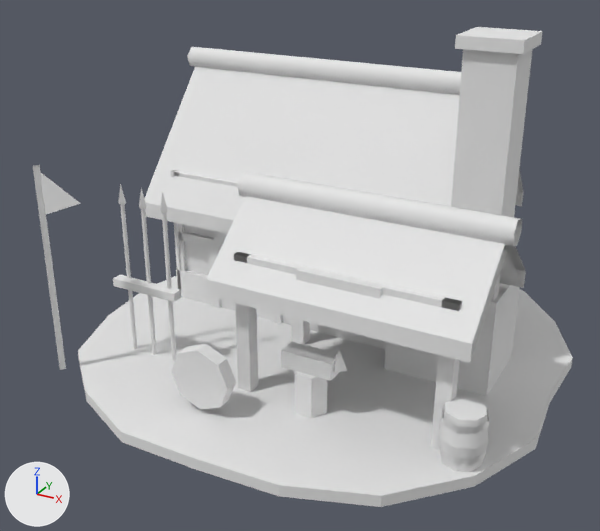
The glTF model sample_project/assets/3d/buildings/britons/blacksmith.glb, before and after one commit.
The view is the same before and after, from a 50 mm lens placed at (2.53, -5.07, 3.15), pointed at (-0.1, -0.27, 0.75). The lights are fixed; the arrows at lower left show +X, +Y and +Z. The older version comes first. Vertices at exactly the same position are counted once.

Names of what the first picture shows: 'britons_blacksmith'.
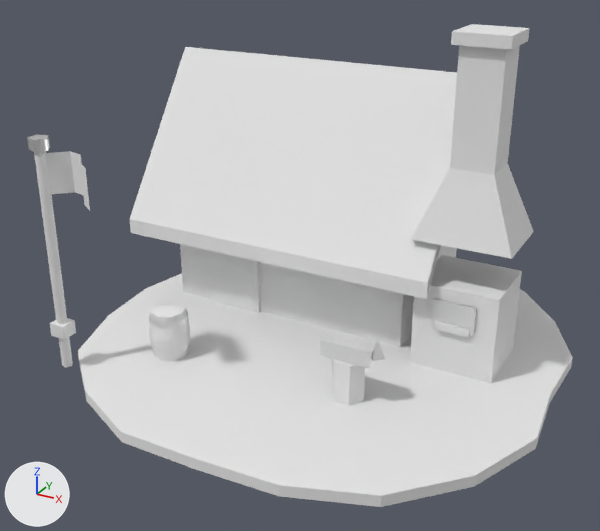
Pixel boxes [x1, y1, x2, y2] of what changed, in the pictures (600 x 531 px; the box of a moved part takes in the faces that stretch with it):
'britons_blacksmith', reshaped: before [33, 27, 573, 507]; after [27, 24, 573, 507]
part 1 of me_britons_blacksmith, moved or reshaped: before [384, 283, 520, 396]; after [410, 255, 522, 383]
part 2 of me_britons_blacksmith, moved or reshaped: before [455, 27, 542, 54]; after [451, 24, 530, 50]
part 3 of me_britons_blacksmith, moved or reshaped (not visible before): after [210, 251, 260, 313]
part 4 of me_britons_blacksmith, moved or reshaped: before [295, 371, 327, 418]; after [332, 359, 365, 406]
part 5 of me_britons_blacksmith, moved or reshaped (not visible afterwards): before [175, 172, 238, 187]
part 6 of me_britons_blacksmith, moved or reshaped (not visible afterwards): before [178, 232, 214, 247]
part 7 of me_britons_blacksmith, moved or reshaped: before [281, 342, 339, 381]; after [320, 331, 377, 369]
part 8 of me_britons_blacksmith, moved or reshaped: before [333, 350, 347, 373]; after [371, 338, 385, 361]
part 9 of me_britons_blacksmith, moved or reshaped: before [439, 440, 486, 465]; after [151, 338, 190, 354]
part 10 of me_britons_blacksmith, moved or reshaped: before [442, 407, 489, 434]; after [149, 311, 188, 328]
part 11 of me_britons_blacksmith, moved or reshaped (not visible before): after [432, 298, 476, 335]
part 12 of me_britons_blacksmith, moved or reshaped (not visible before): after [435, 321, 470, 337]
part 13 of me_britons_blacksmith, moved or reshaped: before [439, 397, 488, 472]; after [149, 302, 190, 361]
part 14 of me_britons_blacksmith, moved or reshaped: before [113, 275, 181, 302]; after [50, 318, 76, 340]
part 15 of me_britons_blacksmith, rebuilt: before [144, 66, 524, 234]; after [130, 47, 457, 299]
part 16 of me_britons_blacksmith, rebuilt: before [184, 225, 222, 275]; after [180, 244, 457, 347]
part 17 of me_britons_blacksmith, rebuilt (18% wider): before [33, 165, 66, 370]; after [34, 151, 73, 368]
part 18 of me_britons_blacksmith, deleted: before [40, 47, 526, 450]
part 19 of me_britons_blacksmith, moved or reshaped: before [451, 49, 533, 217]; after [411, 45, 534, 259]
part 20 of me_britons_blacksmith, added: after [27, 135, 90, 211]

The change, as a diff of the scene's bpy script:
```diff
--- a/sample_project/assets/3d/buildings/britons/blacksmith.glb.py
+++ b/sample_project/assets/3d/buildings/britons/blacksmith.glb.py
@@ me_britons_blacksmith @@
-me_britons_blacksmith.from_pydata(...)  # 527 vertices, 662 faces; spans x -1.77..1.74, y -1.76..1.76, z 0.0..2.4
+me_britons_blacksmith.from_pydata(...)  # 265 vertices, 333 faces; spans x -1.77..1.74, y -1.76..1.76, z 0.0..2.41
+# me_britons_blacksmith part 1: the loose piece of 8 vertices spanning x 0.57..1.33, y -0.25..0.35, z 0.08..0.78 is scaled about its middle by (0.8, 0.917, 0.914), then moved by (0.05, 0.15, -0.03)
+# me_britons_blacksmith part 2: the loose piece of 8 vertices spanning x 0.86..1.28, y -0.06..0.36, z 2.32..2.4 is scaled about its middle by (0.905, 0.905, 1), then moved by (-0.07, 0.05, 0.01)
+# me_britons_blacksmith part 3: the loose piece of 8 vertices spanning x -0.71..-0.63, y 0.02..0.05, z 0.08..1.18 is scaled about its middle by (5.63, 1.33, 0.727), then moved by (-0.23, 0.05, -0.15), in mat_pe_wooddark (white #e7e7e7)
+# me_britons_blacksmith part 4: the loose piece of 12 vertices spanning x 0.23..0.47, y -1.05..-0.85, z 0.08..0.38 is moved by (0.15, 0.25, 0.0)
+# me_britons_blacksmith part 5: the loose piece of 8 vertices spanning x -1.42..0.82, y 0.02..0.05, z 1.09..1.17 is scaled about its middle by (0.0446, 1, 1.11), then moved by (0.08, 0.04, -0.2), in mat_pe_iron (white #e7e7e7)
+# me_britons_blacksmith part 6: the loose piece of 8 vertices spanning x -1.4..0.8, y 0.02..0.05, z 0.6..0.67 is scaled about its middle by (0.0455, 1, 1.43), then moved by (0.44, 0.04, 0.3), in mat_pe_iron (white #e7e7e7)
+# me_britons_blacksmith part 7: the loose piece of 8 vertices spanning x 0.17..0.53, y -1.02..-0.88, z 0.38..0.5 is moved by (0.15, 0.25, 0.0)
+# me_britons_blacksmith part 8: the loose piece of 5 vertices spanning x 0.49..0.61, y -1.01..-0.89, z 0.44..0.58 is moved by (0.15, 0.25, 0.0)
+# me_britons_blacksmith part 9: the loose piece of 16 vertices spanning x 1.26..1.54, y -1.14..-0.86, z 0.14..0.18 is moved by (-2.3, 0.2, 0.0)
+# me_britons_blacksmith part 10: the loose piece of 16 vertices spanning x 1.26..1.54, y -1.14..-0.86, z 0.36..0.4 is moved by (-2.3, 0.2, 0.0)
+# me_britons_blacksmith part 11: the loose piece of 8 vertices spanning x 0.77..1.13, y -0.28..-0.25, z 0.39..0.61 is scaled about its middle by (0.833, 1, 0.909), then moved by (0.05, 0.18, 0.03)
+# me_britons_blacksmith part 12: the loose piece of 8 vertices spanning x 0.8..0.83, y 0.01..0.09, z 0.08..1.18 is scaled about its middle by (8, 0.375, 0.0545), then moved by (0.19, -0.14, -0.19), in mat_pe_plasterwhite (white #e7e7e7)
+# me_britons_blacksmith part 13: the loose piece of 24 vertices spanning x 1.25..1.55, y -1.15..-0.85, z 0.08..0.44 is moved by (-2.3, 0.2, 0.0)
+# me_britons_blacksmith part 14: the loose piece of 8 vertices spanning x -1.27..-0.73, y -0.94..-0.86, z 0.6..0.66 is scaled about its middle by (0.222, 1.5, 1.67), then moved by (-0.45, -0.4, -0.25), in mat_team_trim (white #e7e7e7)
+# me_britons_blacksmith part 15: the loose piece of 12 vertices spanning x -1.6..1.0, y -0.15..1.55, z 0.82..1.95 is rebuilt with 12 vertices and now spans x -1.73..0.83, y -0.18..1.58, z 0.66..2.03
+# me_britons_blacksmith part 16: the loose piece of 10 vertices spanning x -1.4..0.8, y 0.05..1.35, z 0.08..1.95 is rebuilt with 10 vertices and now spans x -1.45..0.55, y 0.1..1.3, z 0.08..2.03, in mat_pe_stonegrey (white #e7e7e7)
+# me_britons_blacksmith part 17: the loose piece of 8 vertices spanning x -1.48..-1.42, y -1.38..-1.32, z 0.08..1.58 is rebuilt with 10 vertices and now spans x -1.48..-1.41, y -1.34..-1.26, z 0.08..1.68
+# me_britons_blacksmith part 18: 28 loose pieces with 288 vertices, spanning x -1.65..1.48, y -1.38..1.39, z 0.08..2.04, are deleted
+# me_britons_blacksmith part 19: 8 vertices removed from x 0.9..1.24, y -0.02..0.32, z 0.43..2.33; 12 vertices added at x 0.65..1.35, y -0.08..0.47, z 1.03..2.33
+# me_britons_blacksmith part 20: 20 vertices added at x -1.51..-0.96, y -1.42..-1.19, z 1.38..1.76
+# other edits to the shape of me_britons_blacksmith do not show in these pictures
 me_britons_blacksmith.materials.append(mat_pe_dirt)
@@ me_britons_blacksmith @@
 me_britons_blacksmith.materials.append(mat_pe_plasterwhite)
-me_britons_blacksmith.materials.append(mat_pe_beam)  # white #e7e7e7
-me_britons_blacksmith.materials.append(mat_pe_window)  # white #e7e7e7
 me_britons_blacksmith.materials.append(mat_pe_wooddark)
@@ me_britons_blacksmith @@
 me_britons_blacksmith.materials.append(mat_pe_woodlight)
+me_britons_blacksmith.materials.append(mat_pe_banner_britons)  # white #e7e7e7
```
